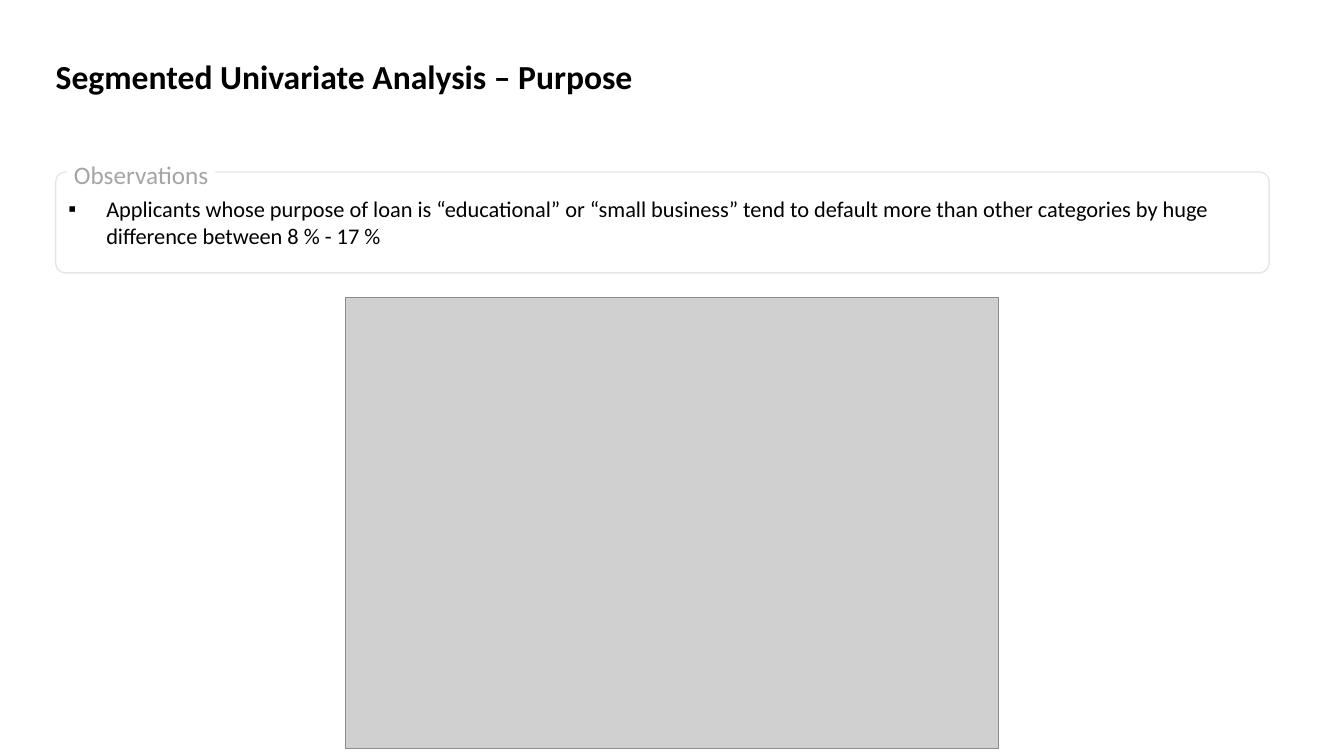
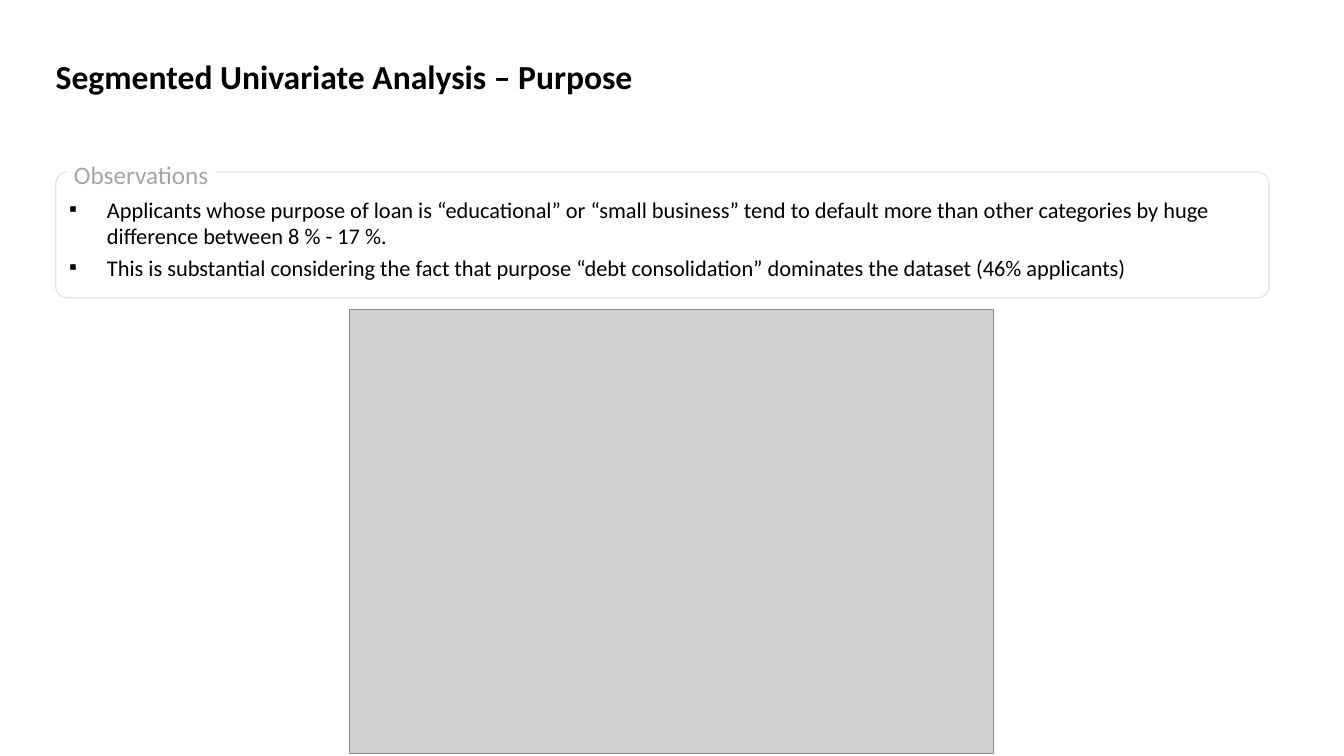
Before and after one commit to SathishKumarRamasamy/lending-club-case-study, a slide deck: slide 15 of Lending_Club_Case_Study.pptx (slide 13 before the commit). Drawn at 1344x756 pixels with LibreOffice and Linux fonts; fonts in the diff are those of the drawing; grey boxes stand for pictures. Boxes give left, top, right and bottom in pixels: in the first picture for what was removed or moved away, otherwise in the second. Text is boxed around its words. In the diff, an @@ line names an element or a change of style, - is before the commit and + after.

```diff
--- a/Lending_Club_Case_Study.pptx
+++ b/Lending_Club_Case_Study.pptx
@@ rounded rectangle "Applicants whose purpose of loan ...": place and size @@
-rounded rectangle "Applicants whose purpose of loan ..." at [55, 172, 1269, 273]
+rounded rectangle "Applicants whose purpose of loan ..." at [55, 172, 1269, 298]
@@ text in rounded rectangle at [107, 202, 1208, 280]: text changed @@
-▪ Applicants whose purpose of loan is “educational” or “small business” tend to default more than other categories by huge difference between 8 % - 17 %
+▪ Applicants whose purpose of loan is “educational” or “small business” tend to default more than other categories by huge difference between 8 % - 17 %.
+▪ This is substantial considering the fact that purpose “debt consolidation” dominates the dataset (46% applicants)
@@ picture: place and size @@
-picture at [346, 298, 999, 749]
+picture at [350, 310, 994, 754]
```
Also in this commit, not shown: 4 other slides changed, 3 slides added, 1 slide removed, 2 other files.
